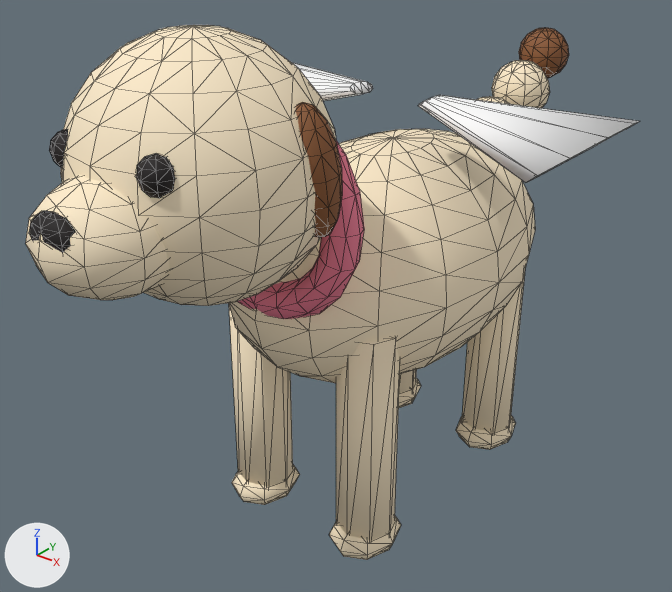
Before and after pictures for a commit that changed the glTF model assets/models/companion_milo.glb.
One viewpoint serves both versions: a 50 mm camera at (0.601, -0.837, 0.764) aimed at (-0.021, -0.06, 0.282). Lighting does not change. The marker at lower left points along +X, +Y and +Z. The older version comes first. Mesh edges are drawn as thin lines. Vertices at exactly the same position are counted once.

In view in the first picture: 'Body', 'Wing_L', 'Wing_R'.
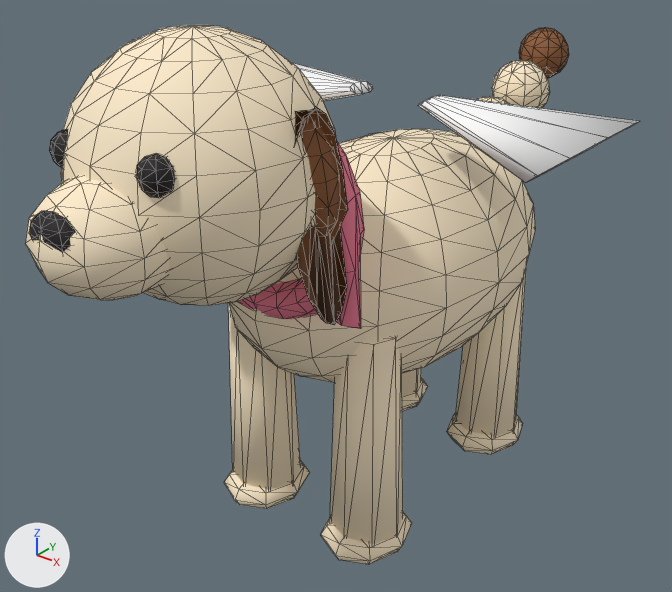
What changed in the scene script:
```text
Change me_sphere:
    where me_sphere.from_pydata(...)  # 1348 vertices, 2616 faces; spans x -0.15..0.15, y -0.46..0.415, z 0.006..0.625
    used by ob_body; location = (0.0, 0.0, 0.0)
    me_sphere part 1: the loose piece of 42 vertices spanning x 0.04..0.12, y -0.178..-0.082, z 0.006..0.054 is scaled about its middle by (1.28, 1.25, 1), then moved by (0.0, 0.002, 0.0)
    me_sphere part 2: the loose piece of 42 vertices spanning x 0.04..0.12, y 0.102..0.198, z 0.006..0.054 is scaled about its middle by (1.28, 1.25, 1), then moved by (0.0, -0.002, 0.0)
    me_sphere part 3: the loose piece of 42 vertices spanning x -0.12..-0.04, y -0.178..-0.082, z 0.006..0.054 is scaled about its middle by (1.28, 1.25, 1), then moved by (0.0, 0.002, 0.0)
    me_sphere part 4: the loose piece of 42 vertices spanning x -0.12..-0.04, y 0.102..0.198, z 0.006..0.054 is scaled about its middle by (1.28, 1.25, 1), then moved by (0.0, -0.002, 0.0)
    me_sphere part 5: 47 of the vertices in x 0.078..0.114, y -0.269..-0.214, z 0.44..0.573 are scaled about their middle by (1.26, 1, 1.6), then moved by (0.025, -0.015, -0.038)
    me_sphere part 6: 16 of 1348 vertices moved; they spanned x -0.115..0.115, y -0.165..-0.095, z 0.02 and now span x -0.125..0.125, y -0.171..-0.084, z 0.02; mean shift (0.0, 0.002, 0.0); largest move (0.08, -0.095, 0.02) -> (0.08, -0.084, 0.02)
    me_sphere part 7: 16 of 1348 vertices moved; they spanned x -0.115..0.115, y 0.115..0.185, z 0.02 and now span x -0.125..0.125, y 0.104..0.191, z 0.02; mean shift (0.0, -0.002, 0.0); largest move (0.08, 0.115, 0.02) -> (0.08, 0.104, 0.02)
```

Changed parts and their boxes (x1, y1, x2, y2) in the pictures (672 x 592 px; the box of a moved part takes in the faces that stretch with it):
'Body', reshaped
    before: (25, 25, 569, 560)
    after: (25, 25, 569, 565)
part 1 of me_sphere, moved or reshaped
    before: (329, 516, 401, 560)
    after: (320, 513, 412, 565)
part 2 of me_sphere, moved or reshaped
    before: (456, 416, 515, 450)
    after: (447, 413, 523, 455)
part 3 of me_sphere, moved or reshaped
    before: (232, 465, 300, 505)
    after: (224, 460, 310, 509)
part 4 of me_sphere, moved or reshaped
    before: (398, 378, 421, 408)
    after: (402, 378, 427, 411)
part 5 of me_sphere, moved or reshaped
    before: (295, 102, 360, 271)
    after: (295, 106, 361, 329)
part 6 of me_sphere, moved or reshaped
    before: (229, 306, 400, 541)
    after: (228, 303, 403, 545)
part 7 of me_sphere, moved or reshaped
    before: (399, 271, 525, 433)
    after: (402, 268, 526, 437)
